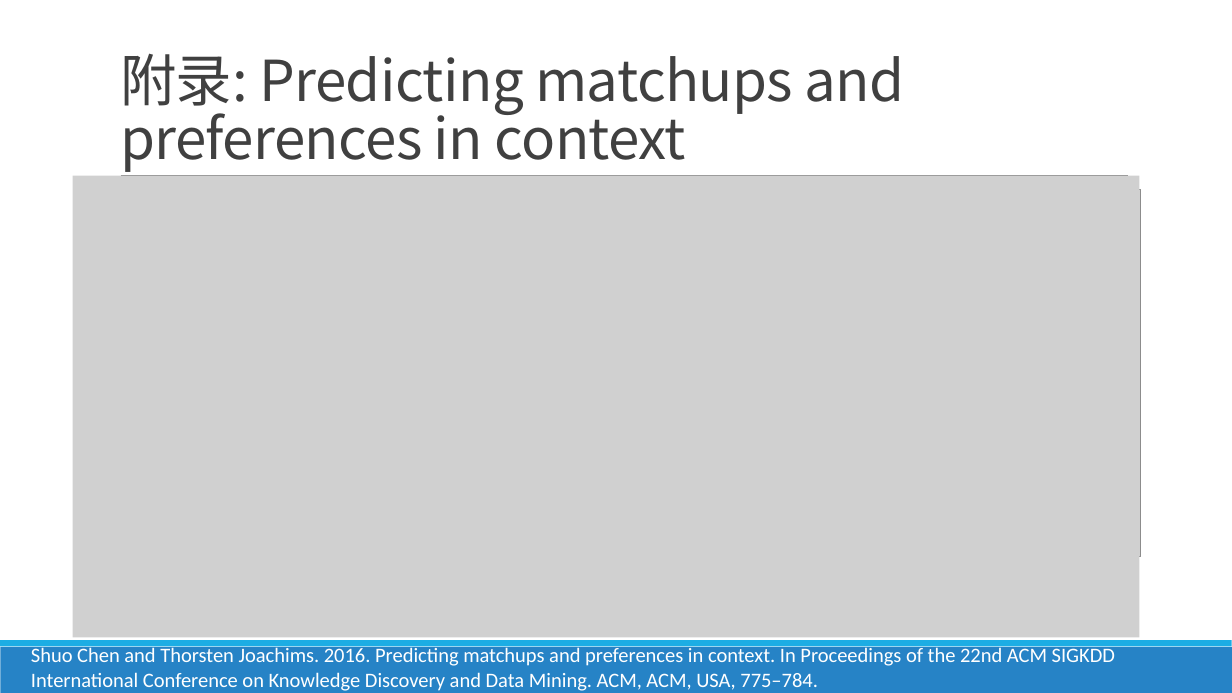
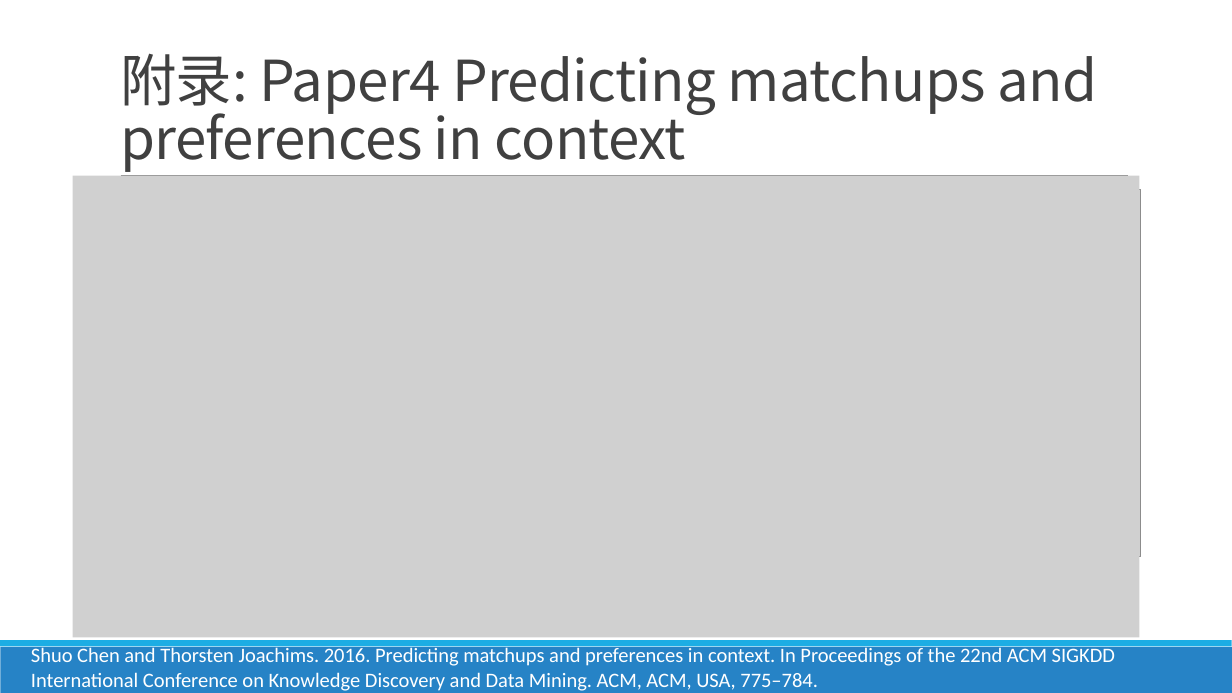
Before and after one commit to FindNorthStar/DataMining, a slide deck: slide 16 of homework_1/Luck is Hard to Beat The Difficulty of Sports Prediction.pptx. Drawn at 1232x693 pixels with LibreOffice and Linux fonts; fonts in the diff are those of the drawing; grey boxes stand for pictures. Boxes give left, top, right and bottom in pixels: in the first picture for what was removed or moved away, otherwise in the second. Text is boxed around its words. In the diff, an @@ line names an element or a change of style, - is before the commit and + after.

Commit message:
update ppt

```diff
--- a/homework_1/Luck is Hard to Beat The Difficulty of Sports Prediction.pptx
+++ b/homework_1/Luck is Hard to Beat The Difficulty of Sports Prediction.pptx
@@ title at [120,53,1097,172]: text changed @@
-附录: Predicting matchups and preferences in context
+附录: Paper4 Predicting matchups and preferences in context
```
Also in this commit, not shown: 1 other slide changed, 31 slides removed, 2 other files.
